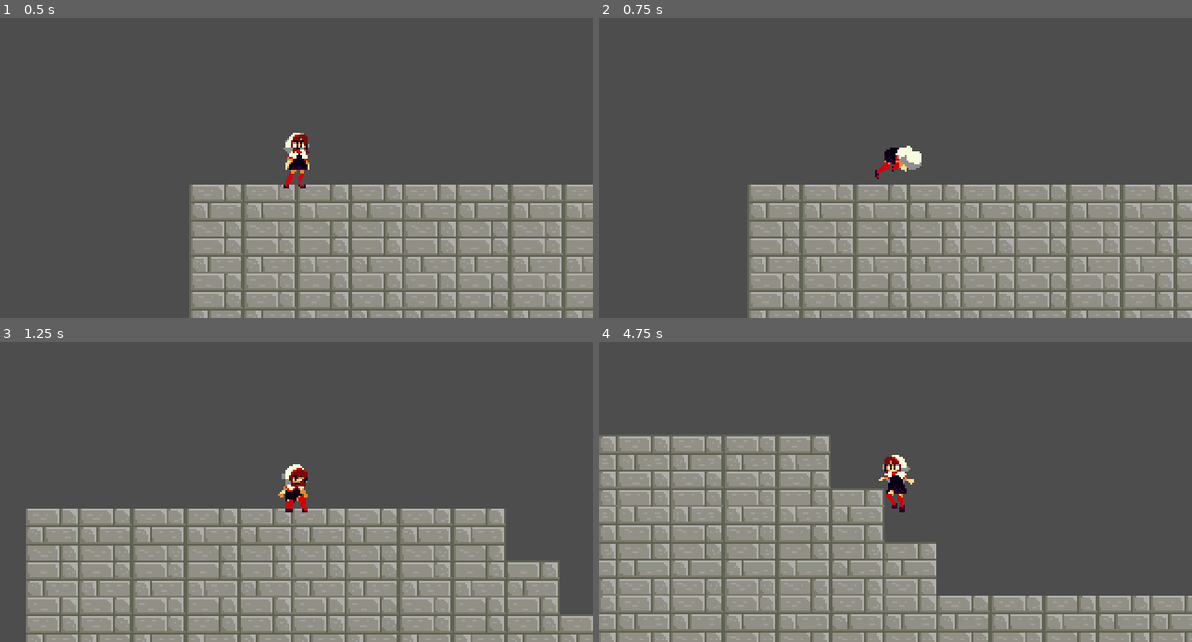
Above: before the commit, frames 1-4 (two rows, left to right).
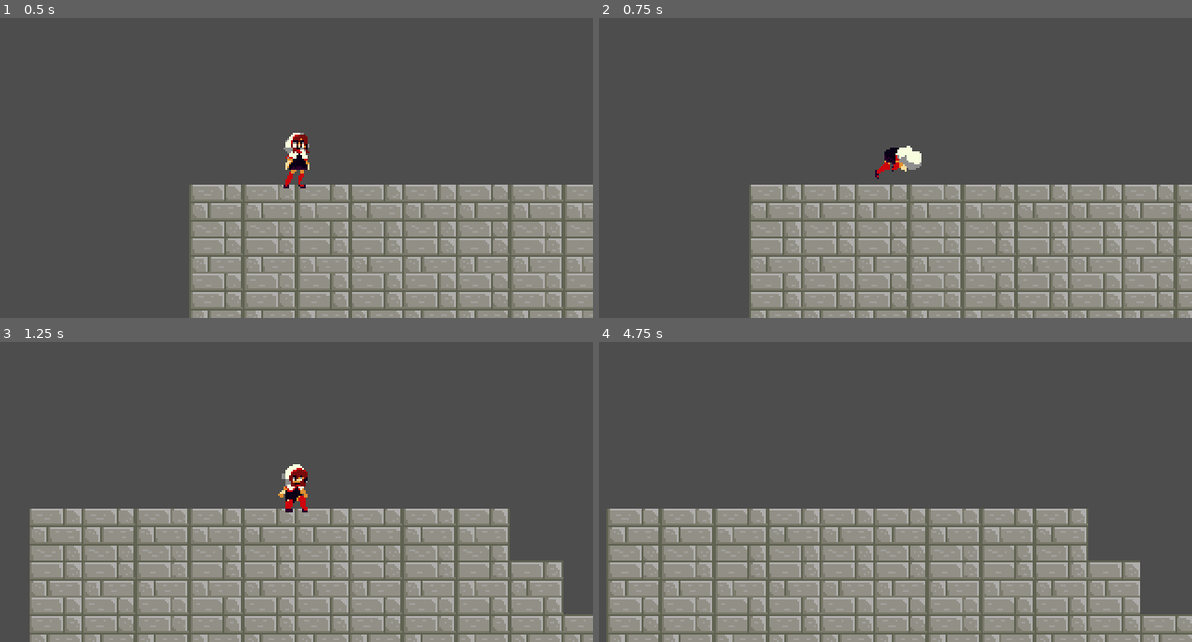
Above: after the commit, the same moments.

Repository: radagon828/GodotFourRepository
Game: Godot game, scene res://Scenes/Levels/DungeonOne.tscn
Same seed, same stepped clock (60 frames per second), same inputs: the game is played once before the commit and once after it.
Inputs:
- Up to frame 1 (0.5 s): no input
- Up to frame 2 (0.75 s): hold D (move_right) from 0.53 s (still down); tap F (roll) at 0.6 s
- Up to frame 3 (1.25 s): keep holding D (move_right); tap Space (jump) at 0.77 s; tap E (attack, bound only after the commit) at 0.8 s
- Up to frame 4 (4.75 s): tap E (attack, bound only after the commit) at 1.35, 2.3, 2.85, 3.8, 4.35 s; tap Space (jump) at 1.52, 3.02, 3.77, 4.52 s; tap F (roll) at 1.55, 2.1, 3.05, 3.6, 4.55 s; release D (move_right) at 2.03 s; hold A (move_left) 2.03-2.78 s; hold D (move_right) 2.78-4.28 s; hold A (move_left) from 4.28 s (still down)

Frame 1 is identical in both runs. In frame 2, 3.1% of the frame differs, in the area x 25-100%, y 55-100%; in frame 3, 12%; in frame 4, 36%, in the area x 0-100%, y 31-100%.

Commit message:
attempted to get attack animation working

Diff:
--- a/DemonASpect/Scenes/Player/Player.gd
+++ b/DemonASpect/Scenes/Player/Player.gd
@@ -16,6 +16,8 @@
 var state = MOVE
 var roll_vector = Vector2.RIGHT
 var jumpTerminationMultiplier = 3
+
+#BOOLS
 var hasDoubleJump = false
 # velcoity is a predefined variable in godot 4
 @onready var animationPlayer = $AnimationPlayer
@@ -33,7 +35,8 @@
 			move_state(delta)
 		ROLL:
 			roll_state(delta)
-	update_sprite()
+#		ATTACK:
+#			attack_state(delta)
 	debug()
 
 func get_input_vector():
@@ -45,8 +48,10 @@
 func move_state(delta):
 	var inputVector = get_input_vector()
 
+	#RUNNING
 	running(inputVector, delta)
 	velocity.x = clamp(velocity.x, -MAX_SPEED, MAX_SPEED)
+
 	#JUMPING
 	if (inputVector.y < 0 && (is_on_floor() || hasDoubleJump)):
 		velocity.y = inputVector.y * JUMP_POWER
@@ -59,48 +64,75 @@
 	else:
 		velocity.y += GRAVITY * delta
 
+	if (is_on_floor()):
+		hasDoubleJump = true
+
 	if (velocity.y > 0):
 		$AnimationTree.set("parameters/in_air/transition_request", "falling")
 
-	if (is_on_floor()):
-		hasDoubleJump = true
-
 	$AnimationTree.set("parameters/in_air_state/transition_request", !is_on_floor())
 
+	#ROLL STATE SWITCH
 	if (Input.is_action_just_pressed("roll") && is_on_floor()):
 		$DashTimer.start()
 		state = ROLL
 
+	#processing for run stop animation
+	if (Input.is_action_just_pressed("move_left") || Input.is_action_just_pressed("move_right")):
+		$RunTimer.start()
+
+	if ($RunTimer.time_left > 0.1 && $RunTimer.time_left < 0.2):
+		$AnimationTree.set("parameters/OneShot/request", AnimationNodeOneShot.ONE_SHOT_REQUEST_FIRE)
+	elif (Input.is_action_just_released("move_left") || Input.is_action_just_released("move_right")):
+		$RunTimer.stop()
+		if ($RunTimer.time_left > 0.2):
+			$AnimationTree.set("parameters/OneShot/request", AnimationNodeOneShot.ONE_SHOT_REQUEST_ABORT)
+
+	#ATTACK STATE SWITCH
+	if (Input.is_action_just_pressed("attack") && is_on_floor()):
+		state = ATTACK
+
+
+	update_sprite()
 	move()
 
 func running(inputVector, delta):
 	if (inputVector.x != 0):
 		roll_vector.x = inputVector.x
+		velocity.x += inputVector.x * ACCELERATION * delta
 		$AnimationTree.set("parameters/movement/transition_request", "run")
-		if abs(velocity.x) == MAX_SPEED:
-			$AnimationTree.set("parameters/OneShot/request", AnimationNodeOneShot.ONE_SHOT_REQUEST_FIRE)
-		velocity.x += inputVector.x * ACCELERATION * delta
 	elif inputVector.x == 0:
 		$AnimationTree.set("parameters/movement/transition_request", "idle")
 		velocity.x = move_toward(velocity.x, 0, FRICTION * delta)
 
 
-#find out how to slow down roll
+
+#NEXT--maybe cancel roll animation with runn or attack input
 func roll_state(delta):
 	$AnimationTree.set("parameters/movement/transition_request", "roll")
 	if ($DashTimer.time_left > 0.1):
 		velocity.x = roll_vector.x * ROLL_SPEED
 #	velocity.x = move_toward(velocity.x, 0, FRICTION * delta)
-	velocity.x = lerp(0.0, velocity.x, pow(2, -6 * delta))
+	velocity.x = lerp(0.0, velocity.x, pow(2, -8 * delta))
 
 	velocity.y += GRAVITY * delta
 	move()
 
 func on_roll_finished():
-	print("hello i worked")
-#	velocity.x = 0
 	state = MOVE
 	$AnimationTree.set("parameters/movement/transistion_request", "idle")
+#
+#func attack_state(delta):
+#	$AnimationTree.set("parameters/movement/transistion_request", "attack")
+#	print("hello i worked")
+##	velocity.x = roll_vector.x * ROLL_SPEED
+#
+#	velocity.y += GRAVITY * delta
+#	move()
+#
+#func on_attack_finished():
+#	state = MOVE
+#	$AnimationTree.set("parameters/movement/transistion_request", "idle")
 
 func move():
 	set_up_direction(Vector2.UP)
@@ -114,6 +146,5 @@
 func debug():
 	pass
 #	print(!$RayCast2D.is_colliding())
-	print(velocity, $DashTimer.time_left)
+#	print(velocity, $DashTimer.time_left, "         ", $RunTimer.time_left)
 #	print(is_on_floor())
-#	print(animationPlayer.current_animation_position)
--- a/DemonASpect/Scenes/Player/Player.tscn
+++ b/DemonASpect/Scenes/Player/Player.tscn
@@ -33,150 +33,6 @@
 "transitions": PackedFloat32Array(1, 1, 1, 1, 1, 1, 1),
 "update": 1,
 "values": [33, 34, 35, 36, 37, 38, 39]
-}
-
-[sub_resource type="Animation" id="10"]
-resource_name = "AttackThree"
-length = 1.1
-tracks/0/type = "value"
-tracks/0/imported = false
-tracks/0/enabled = true
-tracks/0/path = NodePath("PlayerSprite:frame")
-tracks/0/interp = 1
-tracks/0/loop_wrap = true
-tracks/0/keys = {
-"times": PackedFloat32Array(0, 0.1, 0.2, 0.3, 0.4, 0.5, 0.6, 0.7, 0.8, 0.9, 1),
-"transitions": PackedFloat32Array(1, 1, 1, 1, 1, 1, 1, 1, 1, 1, 1),
-"update": 1,
-"values": [11, 12, 13, 14, 15, 16, 17, 18, 19, 20, 21]
-}
-
-[sub_resource type="Animation" id="11"]
-resource_name = "AttackTwo"
-length = 0.7
-tracks/0/type = "value"
-tracks/0/imported = false
-tracks/0/enabled = true
-tracks/0/path = NodePath("PlayerSprite:frame")
-tracks/0/interp = 1
-tracks/0/loop_wrap = true
-tracks/0/keys = {
-"times": PackedFloat32Array(0, 0.1, 0.2, 0.3, 0.4, 0.5, 0.6),
-"transitions": PackedFloat32Array(1, 1, 1, 1, 1, 1, 1),
-"update": 1,
-"values": [22, 23, 24, 25, 26, 27, 28]
-}
-
-[sub_resource type="Animation" id="16"]
-resource_name = "ContinueDecent"
-length = 0.11
-tracks/0/type = "value"
-tracks/0/imported = false
-tracks/0/enabled = true
-tracks/0/path = NodePath("PlayerSprite:frame")
-tracks/0/interp = 1
-tracks/0/loop_wrap = true
-tracks/0/keys = {
-"times": PackedFloat32Array(0),
-"transitions": PackedFloat32Array(1),
-"update": 1,
-"values": [59]
-}
-
-[sub_resource type="Animation" id="12"]
-resource_name = "Hurt"
-length = 0.1
-tracks/0/type = "value"
-tracks/0/imported = false
-tracks/0/enabled = true
-tracks/0/path = NodePath("PlayerSprite:frame")
-tracks/0/interp = 1
-tracks/0/loop_wrap = true
-tracks/0/keys = {
-"times": PackedFloat32Array(0),
-"transitions": PackedFloat32Array(1),
-"update": 1,
-"values": [99]
-}
-
-[sub_resource type="Animation" id="2"]
-resource_name = "Idle"
-length = 0.6
-loop_mode = 1
-tracks/0/type = "value"
-tracks/0/imported = false
-tracks/0/enabled = true
-tracks/0/path = NodePath("PlayerSprite:frame")
-tracks/0/interp = 1
-tracks/0/loop_wrap = true
-tracks/0/keys = {
-"times": PackedFloat32Array(0, 0.1, 0.2, 0.3, 0.4, 0.5),
-"transitions": PackedFloat32Array(1, 1, 1, 1, 1, 1),
-"update": 1,
-"values": [110, 111, 112, 113, 114, 115]
-}
-
-[sub_resource type="Animation" id="14"]
-resource_name = "JumpDecent"
-length = 0.5
-tracks/0/type = "value"
-tracks/0/imported = false
-tracks/0/enabled = true
-tracks/0/path = NodePath("PlayerSprite:frame")
-tracks/0/interp = 1
-tracks/0/loop_wrap = true
-tracks/0/keys = {
-"times": PackedFloat32Array(0, 0.1, 0.2, 0.3, 0.4),
-"transitions": PackedFloat32Array(1, 1, 1, 1, 1),
-"update": 1,
-"values": [55, 56, 57, 58, 59]
-}
-
-[sub_resource type="Animation" id="15"]
-resource_name = "JumpUp"
-length = 0.3
-tracks/0/type = "value"
-tracks/0/imported = false
-tracks/0/enabled = true
-tracks/0/path = NodePath("PlayerSprite:frame")
-tracks/0/interp = 1
-tracks/0/loop_wrap = true
-tracks/0/keys = {
-"times": PackedFloat32Array(0, 0.1, 0.2),
-"transitions": PackedFloat32Array(1, 1, 1),
-"update": 1,
-"values": [66, 67, 68]
-}
-
-[sub_resource type="Animation" id="1"]
-length = 0.001
-tracks/0/type = "value"
-tracks/0/imported = false
-tracks/0/enabled = true
-tracks/0/path = NodePath("PlayerSprite:frame")
-tracks/0/interp = 1
-tracks/0/loop_wrap = true
-tracks/0/keys = {
-"times": PackedFloat32Array(0),
-"transitions": PackedFloat32Array(1),
-"update": 0,
-"values": [110]
-}
-
-[sub_resource type="Animation" id="5"]
-resource_name = "Roll"
-length = 0.8
-tracks/0/type = "value"
-tracks/0/imported = false
-tracks/0/enabled = true
-tracks/0/path = NodePath("PlayerSprite:frame")
-tracks/0/interp = 1
-tracks/0/loop_wrap = true
-tracks/0/keys = {
-"times": PackedFloat32Array(0, 0.1, 0.2, 0.3, 0.4, 0.5, 0.6, 0.7),
-"transitions": PackedFloat32Array(1, 1, 1, 1, 1, 1, 1, 1),
-"update": 1,
-"values": [44, 45, 46, 47, 48, 49, 50, 51]
 }
 tracks/1/type = "method"
 tracks/1/imported = false
@@ -185,7 +41,165 @@
 tracks/1/interp = 1
 tracks/1/loop_wrap = true
 tracks/1/keys = {
-"times": PackedFloat32Array(0.8),
+"times": PackedFloat32Array(0.7),
+"transitions": PackedFloat32Array(1),
+"values": [{
+"args": [],
+"method": &"on_attack_finished"
+}]
+}
+
+[sub_resource type="Animation" id="10"]
+resource_name = "AttackThree"
+length = 1.1
+tracks/0/type = "value"
+tracks/0/imported = false
+tracks/0/enabled = true
+tracks/0/path = NodePath("PlayerSprite:frame")
+tracks/0/interp = 1
+tracks/0/loop_wrap = true
+tracks/0/keys = {
+"times": PackedFloat32Array(0, 0.1, 0.2, 0.3, 0.4, 0.5, 0.6, 0.7, 0.8, 0.9, 1),
+"transitions": PackedFloat32Array(1, 1, 1, 1, 1, 1, 1, 1, 1, 1, 1),
+"update": 1,
+"values": [11, 12, 13, 14, 15, 16, 17, 18, 19, 20, 21]
+}
+
+[sub_resource type="Animation" id="11"]
+resource_name = "AttackTwo"
+length = 0.7
+tracks/0/type = "value"
+tracks/0/imported = false
+tracks/0/enabled = true
+tracks/0/path = NodePath("PlayerSprite:frame")
+tracks/0/interp = 1
+tracks/0/loop_wrap = true
+tracks/0/keys = {
+"times": PackedFloat32Array(0, 0.1, 0.2, 0.3, 0.4, 0.5, 0.6),
+"transitions": PackedFloat32Array(1, 1, 1, 1, 1, 1, 1),
+"update": 1,
+"values": [22, 23, 24, 25, 26, 27, 28]
+}
+
+[sub_resource type="Animation" id="16"]
+resource_name = "ContinueDecent"
+length = 0.11
+tracks/0/type = "value"
+tracks/0/imported = false
+tracks/0/enabled = true
+tracks/0/path = NodePath("PlayerSprite:frame")
+tracks/0/interp = 1
+tracks/0/loop_wrap = true
+tracks/0/keys = {
+"times": PackedFloat32Array(0),
+"transitions": PackedFloat32Array(1),
+"update": 1,
+"values": [59]
+}
+
+[sub_resource type="Animation" id="12"]
+resource_name = "Hurt"
+length = 0.1
+tracks/0/type = "value"
+tracks/0/imported = false
+tracks/0/enabled = true
+tracks/0/path = NodePath("PlayerSprite:frame")
+tracks/0/interp = 1
+tracks/0/loop_wrap = true
+tracks/0/keys = {
+"times": PackedFloat32Array(0),
+"transitions": PackedFloat32Array(1),
+"update": 1,
+"values": [99]
+}
+
+[sub_resource type="Animation" id="2"]
+resource_name = "Idle"
+length = 0.6
+loop_mode = 1
+tracks/0/type = "value"
+tracks/0/imported = false
+tracks/0/enabled = true
+tracks/0/path = NodePath("PlayerSprite:frame")
+tracks/0/interp = 1
+tracks/0/loop_wrap = true
+tracks/0/keys = {
+"times": PackedFloat32Array(0, 0.1, 0.2, 0.3, 0.4, 0.5),
+"transitions": PackedFloat32Array(1, 1, 1, 1, 1, 1),
+"update": 1,
+"values": [110, 111, 112, 113, 114, 115]
+}
+
+[sub_resource type="Animation" id="14"]
+resource_name = "JumpDecent"
+length = 0.5
+tracks/0/type = "value"
+tracks/0/imported = false
+tracks/0/enabled = true
+tracks/0/path = NodePath("PlayerSprite:frame")
+tracks/0/interp = 1
+tracks/0/loop_wrap = true
+tracks/0/keys = {
+"times": PackedFloat32Array(0, 0.1, 0.2, 0.3, 0.4),
+"transitions": PackedFloat32Array(1, 1, 1, 1, 1),
+"update": 1,
+"values": [55, 56, 57, 58, 59]
+}
+
+[sub_resource type="Animation" id="15"]
+resource_name = "JumpUp"
+length = 0.3
+tracks/0/type = "value"
+tracks/0/imported = false
+tracks/0/enabled = true
+tracks/0/path = NodePath("PlayerSprite:frame")
+tracks/0/interp = 1
+tracks/0/loop_wrap = true
+tracks/0/keys = {
+"times": PackedFloat32Array(0, 0.1, 0.2),
+"transitions": PackedFloat32Array(1, 1, 1),
+"update": 1,
+"values": [66, 67, 68]
+}
+
+[sub_resource type="Animation" id="1"]
+length = 0.001
+tracks/0/type = "value"
+tracks/0/imported = false
+tracks/0/enabled = true
+tracks/0/path = NodePath("PlayerSprite:frame")
+tracks/0/interp = 1
+tracks/0/loop_wrap = true
+tracks/0/keys = {
+"times": PackedFloat32Array(0),
+"transitions": PackedFloat32Array(1),
+"update": 0,
+"values": [110]
+}
+
+[sub_resource type="Animation" id="5"]
+resource_name = "Roll"
+length = 0.8
+tracks/0/type = "value"
+tracks/0/imported = false
+tracks/0/enabled = true
+tracks/0/path = NodePath("PlayerSprite:frame")
+tracks/0/interp = 1
+tracks/0/loop_wrap = true
+tracks/0/keys = {
+"times": PackedFloat32Array(0, 0.1, 0.2, 0.3, 0.4, 0.5, 0.6, 0.7),
+"transitions": PackedFloat32Array(1, 1, 1, 1, 1, 1, 1, 1),
+"update": 1,
+"values": [44, 45, 46, 47, 48, 49, 50, 51]
+}
+tracks/1/type = "method"
+tracks/1/imported = false
+tracks/1/enabled = true
+tracks/1/path = NodePath(".")
+tracks/1/interp = 1
+tracks/1/loop_wrap = true
+tracks/1/keys = {
+"times": PackedFloat32Array(0.7),
 "transitions": PackedFloat32Array(1),
 "values": [{
 "args": [],
@@ -283,6 +297,9 @@
 [sub_resource type="AnimationNodeAnimation" id="AnimationNodeAnimation_wnak0"]
 animation = &"Roll"
 
+[sub_resource type="AnimationNodeAnimation" id="AnimationNodeAnimation_dy7i1"]
+animation = &"AttackOne"
+
 [sub_resource type="AnimationNodeAnimation" id="18"]
 animation = &"Idle"
 
@@ -314,9 +331,12 @@
 input_2/name = "roll"
 input_2/auto_advance = false
 input_2/reset = true
+input_3/name = "attack"
+input_3/auto_advance = false
+input_3/reset = true
 
 [sub_resource type="AnimationNodeBlendTree" id="20"]
-graph_offset = Vector2(-207.949, 5.70468)
+graph_offset = Vector2(-132.756, -63.6457)
 nodes/Add2/node = SubResource("29")
 nodes/Add2/position = Vector2(260, -140)
 nodes/Animation/node = SubResource("18")
@@ -324,25 +344,27 @@
 "nodes/Animation 2/node" = SubResource("17")
 "nodes/Animation 2/position" = Vector2(40, -160)
 "nodes/Animation 3/node" = SubResource("21")
-"nodes/Animation 3/position" = Vector2(300, 220)
+"nodes/Animation 3/position" = Vector2(420, 280)
 "nodes/Animation 4/node" = SubResource("23")
-"nodes/Animation 4/position" = Vector2(300, 360)
+"nodes/Animation 4/position" = Vector2(440, 440)
 "nodes/Animation 5/node" = SubResource("25")
 "nodes/Animation 5/position" = Vector2(40, -40)
 "nodes/Animation 6/node" = SubResource("27")
 "nodes/Animation 6/position" = Vector2(40, -280)
 "nodes/Animation 7/node" = SubResource("AnimationNodeAnimation_wnak0")
-"nodes/Animation 7/position" = Vector2(-160, 160)
+"nodes/Animation 7/position" = Vector2(-140, 20)
+"nodes/Animation 8/node" = SubResource("AnimationNodeAnimation_dy7i1")
+"nodes/Animation 8/position" = Vector2(420, 60)
 nodes/OneShot/node = SubResource("30")
 nodes/OneShot/position = Vector2(260, -380)
 nodes/in_air/node = SubResource("24")
-nodes/in_air/position = Vector2(660, 200)
+nodes/in_air/position = Vector2(700, 260)
 nodes/in_air_state/node = SubResource("22")
 nodes/in_air_state/position = Vector2(1020, 80)
 nodes/movement/node = SubResource("19")
-nodes/movement/position = Vector2(640, -80)
+nodes/movement/position = Vector2(620, -120)
 nodes/output/position = Vector2(1500, 100)
-node_connections = [&"output", 0, &"in_air_state", &"Add2",  …(274 unchanged characters)…  &"Add2", &"movement", 2, &"Animation 7"]
+node_connections = [&"output", 0, &"in_air_state", &"Add2",  …(274 unchanged characters)…  &"Add2", &"movement", 2, &"Animation 7", &"movement", 3, &"Animation 8"]
 
 [node name="Player" type="CharacterBody2D"]
 script = ExtResource("1")
@@ -376,10 +398,14 @@
 parameters/in_air_state/current_state = "false"
 parameters/in_air_state/transition_request = ""
 parameters/in_air_state/current_index = 0
-parameters/movement/current_state = "idle"
+parameters/movement/current_state = "attack"
 parameters/movement/transition_request = ""
-parameters/movement/current_index = 0
+parameters/movement/current_index = 3
 
 [node name="DashTimer" type="Timer" parent="."]
 wait_time = 0.7
 one_shot = true
+
+[node name="RunTimer" type="Timer" parent="."]
+wait_time = 0.6
+one_shot = true
--- a/DemonASpect/project.godot
+++ b/DemonASpect/project.godot
@@ -45,6 +45,11 @@
 "events": [Object(InputEventKey,"resource_local_to_scene":false,"resource_name":"","device":-1,"window_id":0,"alt_pressed":false,"shift_pressed":false,"ctrl_pressed":false,"meta_pressed":false,"pressed":false,"keycode":0,"physical_keycode":70,"key_label":0,"unicode":102,"echo":false,"script":null)
 ]
 }
+attack={
+"deadzone": 0.5,
+"events": [Object(InputEventKey,"resource_local_to_scene":false,"resource_name":"","device":-1,"window_id":0,"alt_pressed":false,"shift_pressed":false,"ctrl_pressed":false,"meta_pressed":false,"pressed":false,"keycode":0,"physical_keycode":69,"key_label":0,"unicode":101,"echo":false,"script":null)
+]
+}
 
 [physics]
 
Not shown: 1 places in DemonASpect/Scenes/Player/Player.tscn that only renumber resources
